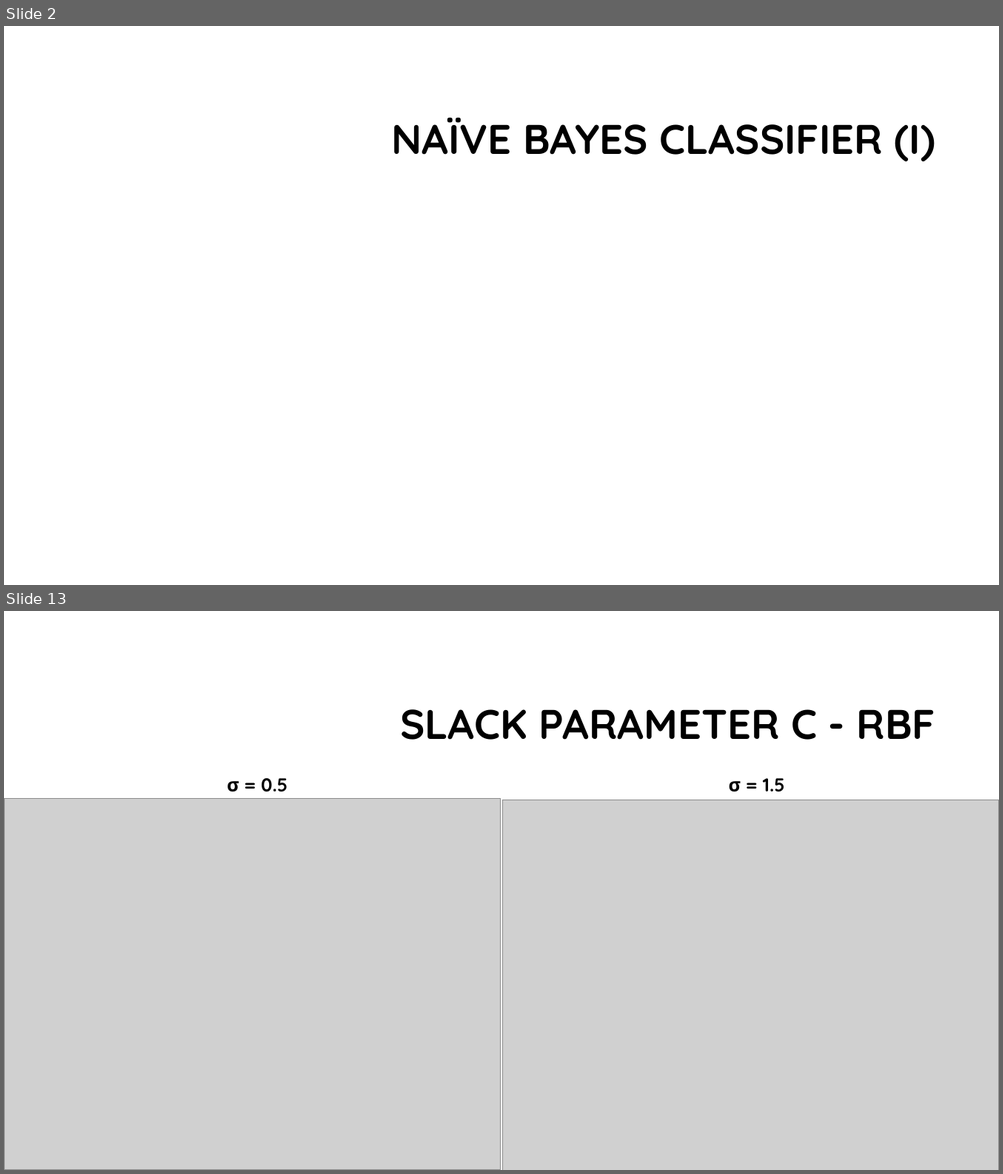
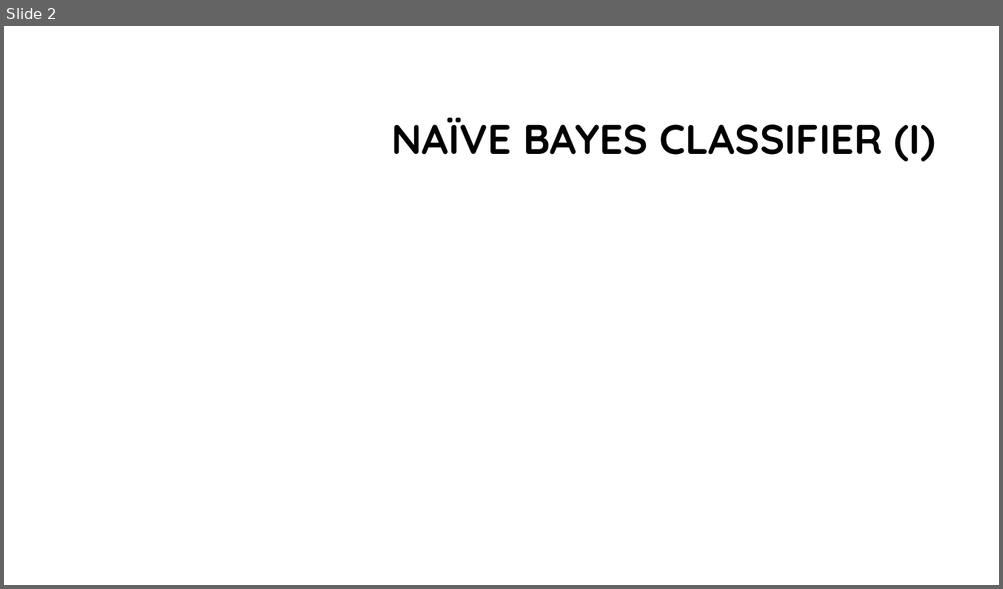
Before and after one commit to franco-ruggeri/ML, a slide deck: Lab 3/Lab 3 - presentation.pptx. Shown one above the other, each under a label of ours: slides 2 and 13 before the commit, slide 2 after it; the slides between them are not shown. The pictures are 1003x1174 and 1003x589 pixels, drawn with LibreOffice and Linux fonts; fonts in the diff are those of the drawing; grey boxes stand for pictures; background and template pictures are left out. Boxes give left, top, right and bottom in pixels: in the first picture for what was removed or moved away, otherwise in the second. Text is boxed around its words. In the diff, an @@ line names an element or a change of style, - is before the commit and + after.

```diff
--- a/Lab 3/Lab 3 - presentation.pptx
+++ b/Lab 3/Lab 3 - presentation.pptx
@@ slide 13 removed at (4,611,999,1170), background #FFFFFF @@
@@ title removed at (400,709,936,740) @@
-SLACK PARAMETER C - RBF
@@ text removed at (227,778,287,792) @@
-σ = 0.5
@@ text removed at (728,778,785,792) @@
-σ = 1.5
@@ picture removed at (4,798,500,1170) @@
@@ picture removed at (503,800,999,1170) @@
```
Also in this commit, not shown: 3 slides changed, 7 slides added, 9 other slides removed, 5 other files.
